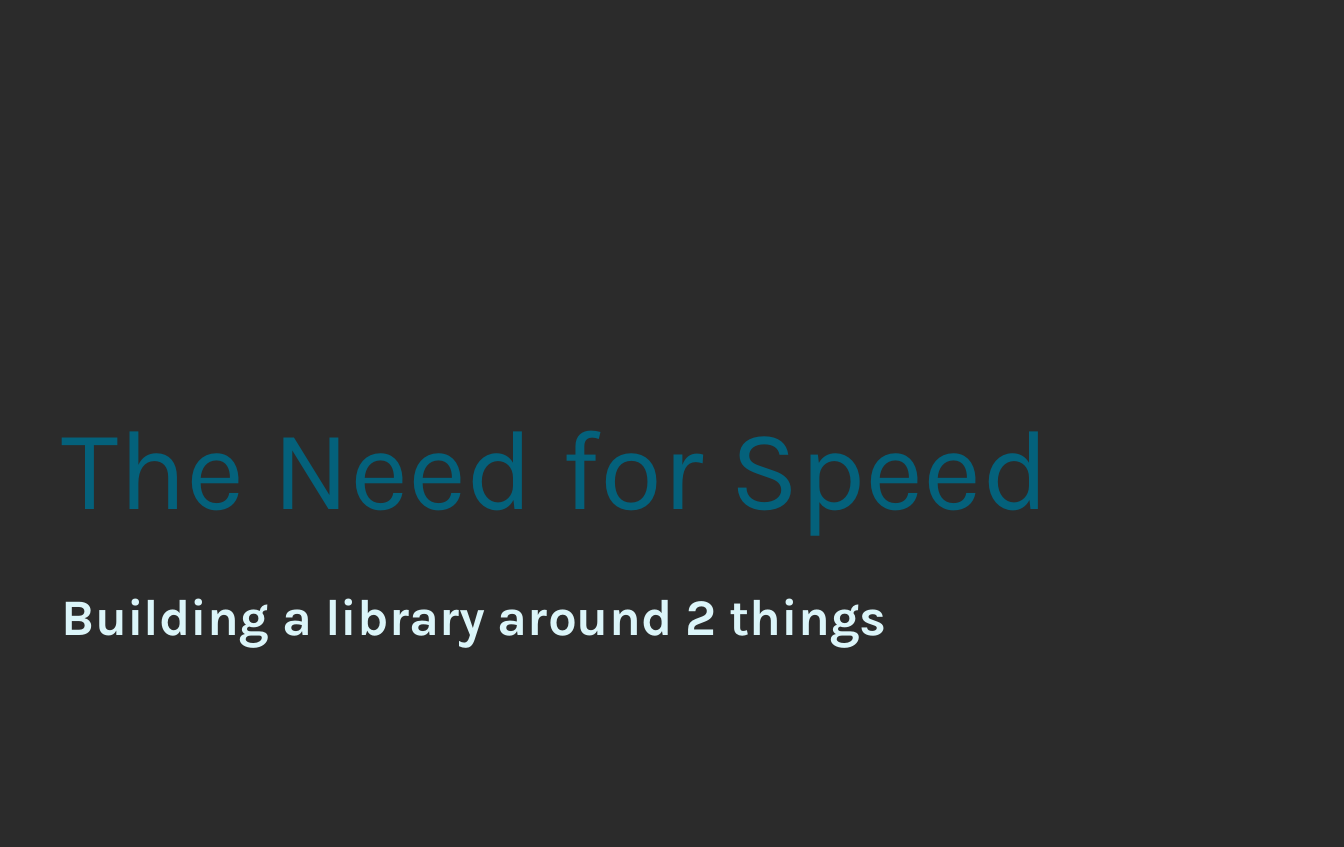
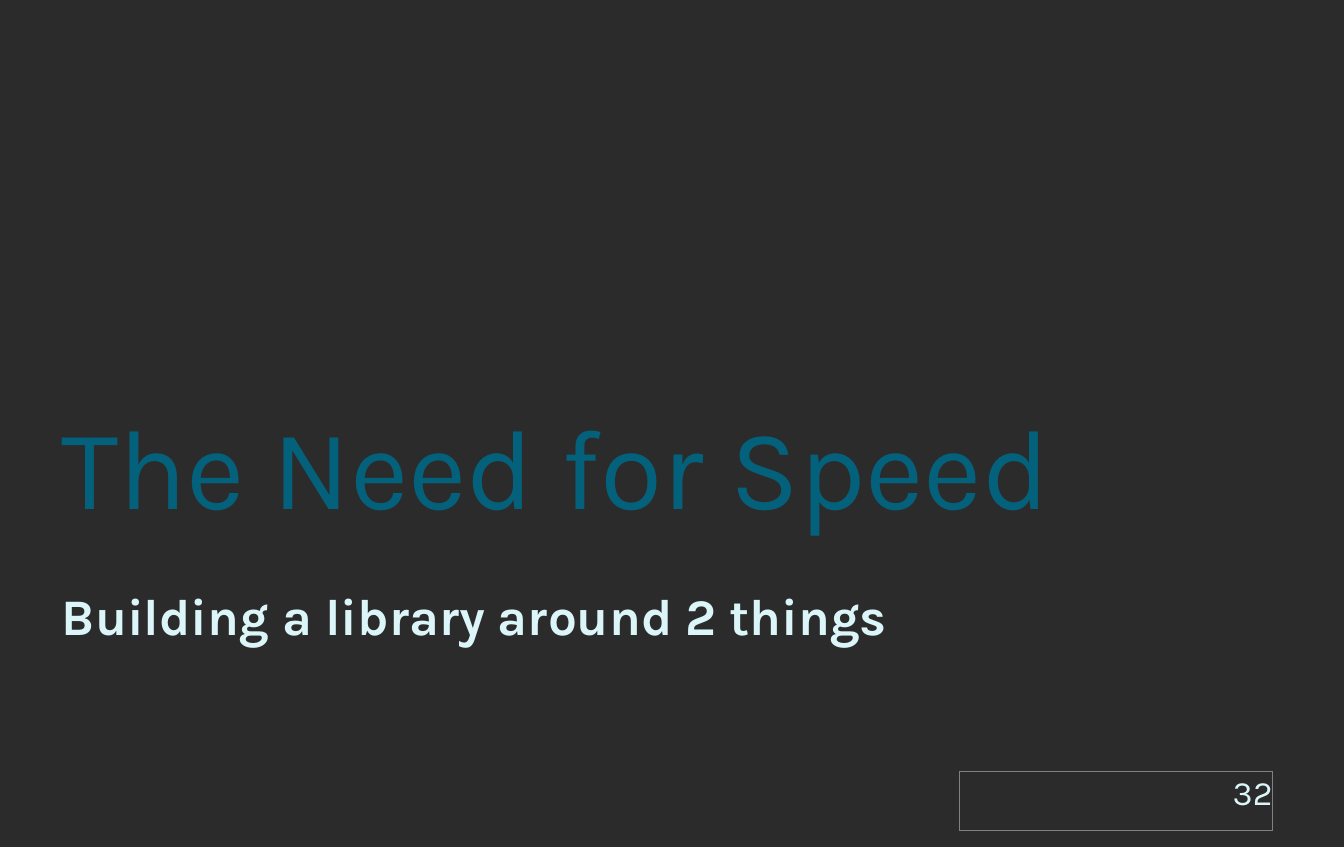
Before and after one commit to KayEss/cpp-designing4performance, a slide deck: slide 32 of slides/Designing APIs For Performance.odp (slide 18 before the commit). Drawn at 1344x847 pixels with LibreOffice and Linux fonts; fonts in the diff are those of the drawing; background and template pictures are left out; a plain dark background stands for a picture behind light text. Boxes give left, top, right and bottom in pixels: in the first picture for what was removed or moved away, otherwise in the second. Text is boxed around its words. In the diff, an @@ line names an element or a change of style, - is before the commit and + after.

```diff
--- a/slides/Designing APIs For Performance.odp
+++ b/slides/Designing APIs For Performance.odp
@@ page number added at (960,771,1273,830), outline #808080 0 pt, 24 pt, text #DBF5F9 @@
+32
```
Also in this commit, not shown: 19 other slides changed, 15 slides added, 1 slide removed, 4 other files.
